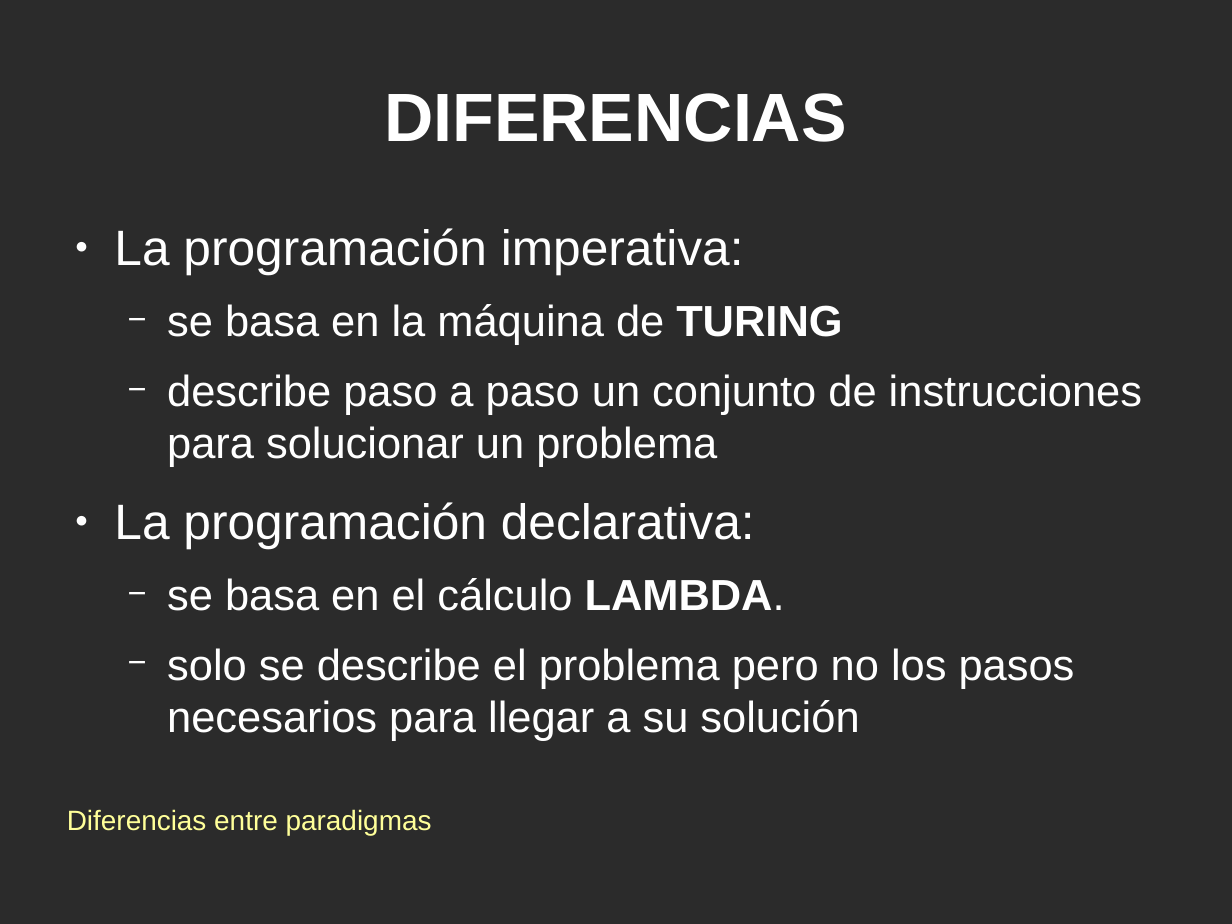
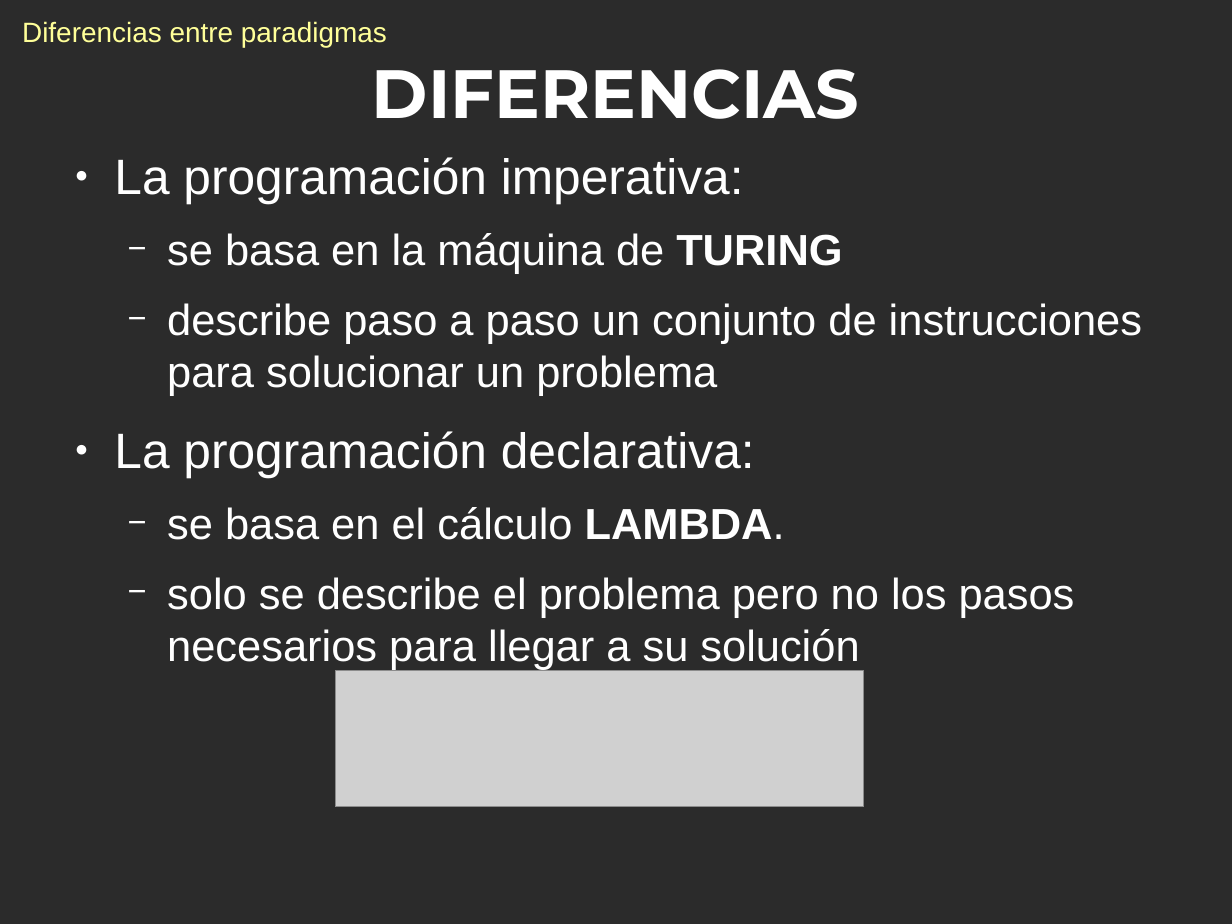
Before and after one commit to yracnet/java-fp, a slide deck: slide 4 of java-fp.odp. Drawn at 1232x924 pixels with LibreOffice and Linux fonts; fonts in the diff are those of the drawing; grey boxes stand for pictures; background and template pictures are left out; a plain dark background stands for a picture behind light text. Boxes give left, top, right and bottom in pixels: in the first picture for what was removed or moved away, otherwise in the second. Text is boxed around its words. In the diff, an @@ line names an element or a change of style, - is before the commit and + after.

```diff
--- a/java-fp.odp
+++ b/java-fp.odp
@@ text "Diferencias entre paradigmas": place and size @@
-text "Diferencias entre paradigmas" at <box>67,809,432,835</box>
+text "Diferencias entre paradigmas" at <box>22,21,387,47</box>
@@ title "DIFERENCIAS" at <box>372,69,860,119</box>: font Arial to Montserrat @@
@@ text "La programación imperativa:": place and size @@
-text "La programación imperativa:" at <box>114,228,1142,741</box>
+text "La programación imperativa:" at <box>114,157,1142,670</box>
@@ picture added at <box>335,671,864,807</box> @@
```
Also in this commit, not shown: 3 other slides changed, 11 slides added, 1 slide removed, 1 other file.
